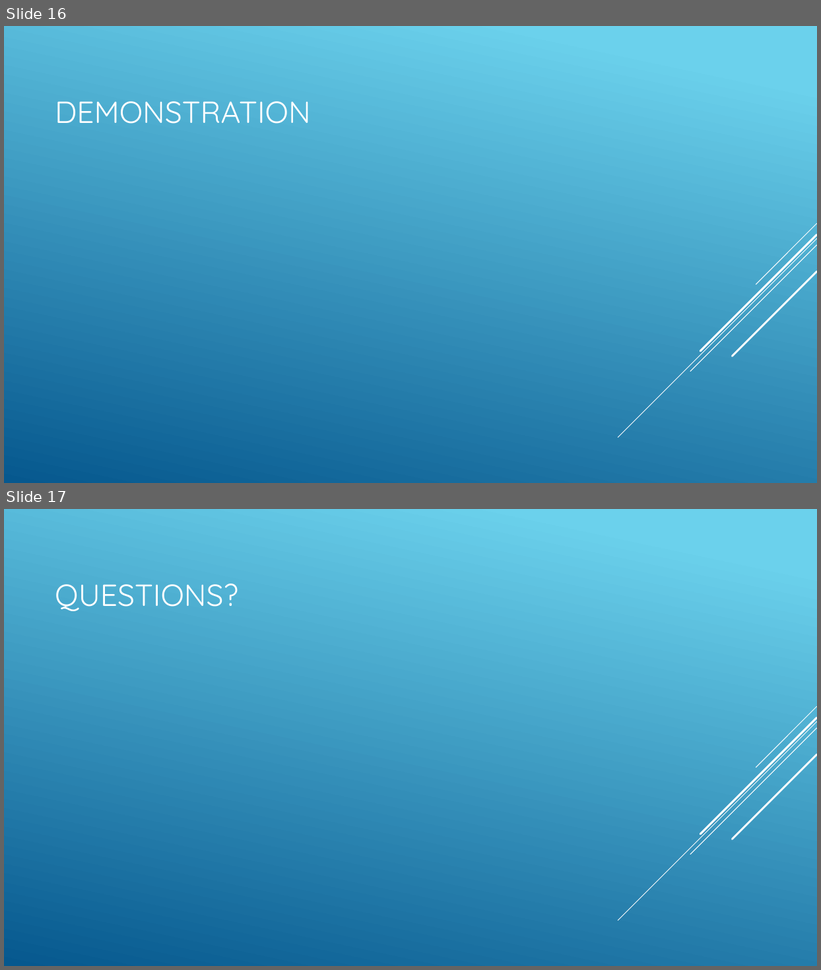
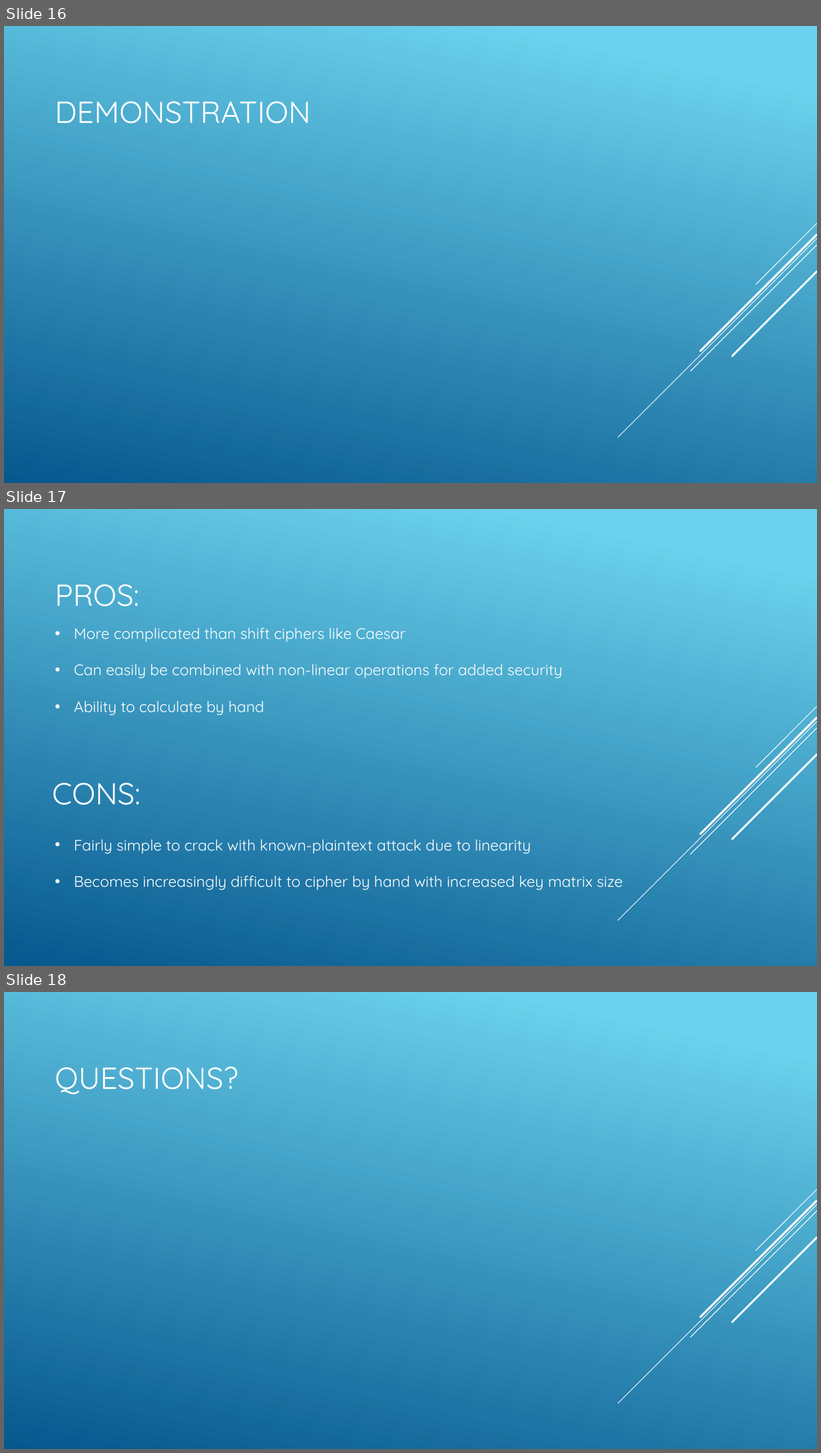
Before and after one commit to TheJonBovi/Hill-Cipher, a slide deck: CST407FinalPP.pptx. Shown one above the other, each under a label of ours: slides 16 and 17 before the commit, slides 16, 17 and 18 after it. The pictures are 821x970 and 821x1453 pixels, drawn with LibreOffice and Linux fonts; fonts in the diff are those of the drawing. Boxes give left, top, right and bottom in pixels: in the first picture for what was removed or moved away, otherwise in the second. Text is boxed around its words. In the diff, an @@ line names an element or a change of style, - is before the commit and + after.

Commit message:
added slide
added pro/con slide

```diff
--- a/CST407FinalPP.pptx
+++ b/CST407FinalPP.pptx
@@ slide 17 added at bbox=[4, 509, 817, 966], background gradient #6ED2EB to #06588E; not listed: 5 template elements that a slide beside it also shows @@
@@ title added at bbox=[55, 584, 139, 607], 36 pt, text #FFFFFF @@
+PROS:
@@ text added at bbox=[74, 628, 562, 716], 18 pt, text #FFFFFF @@
+• More complicated than shift ciphers like Caesar
+• Can easily be combined with non-linear operations for added security
+• Ability to calculate by hand
@@ text added at bbox=[52, 783, 141, 805], 36 pt, text #FFFFFF @@
+CONS:
@@ text added at bbox=[74, 840, 622, 890], 18 pt, text #FFFFFF @@
+• Fairly simple to crack with known-plaintext attack due to linearity
+• Becomes increasingly difficult to cipher by hand with increased key matrix size
@@ what was slide 17 is now slide 18 @@
```
